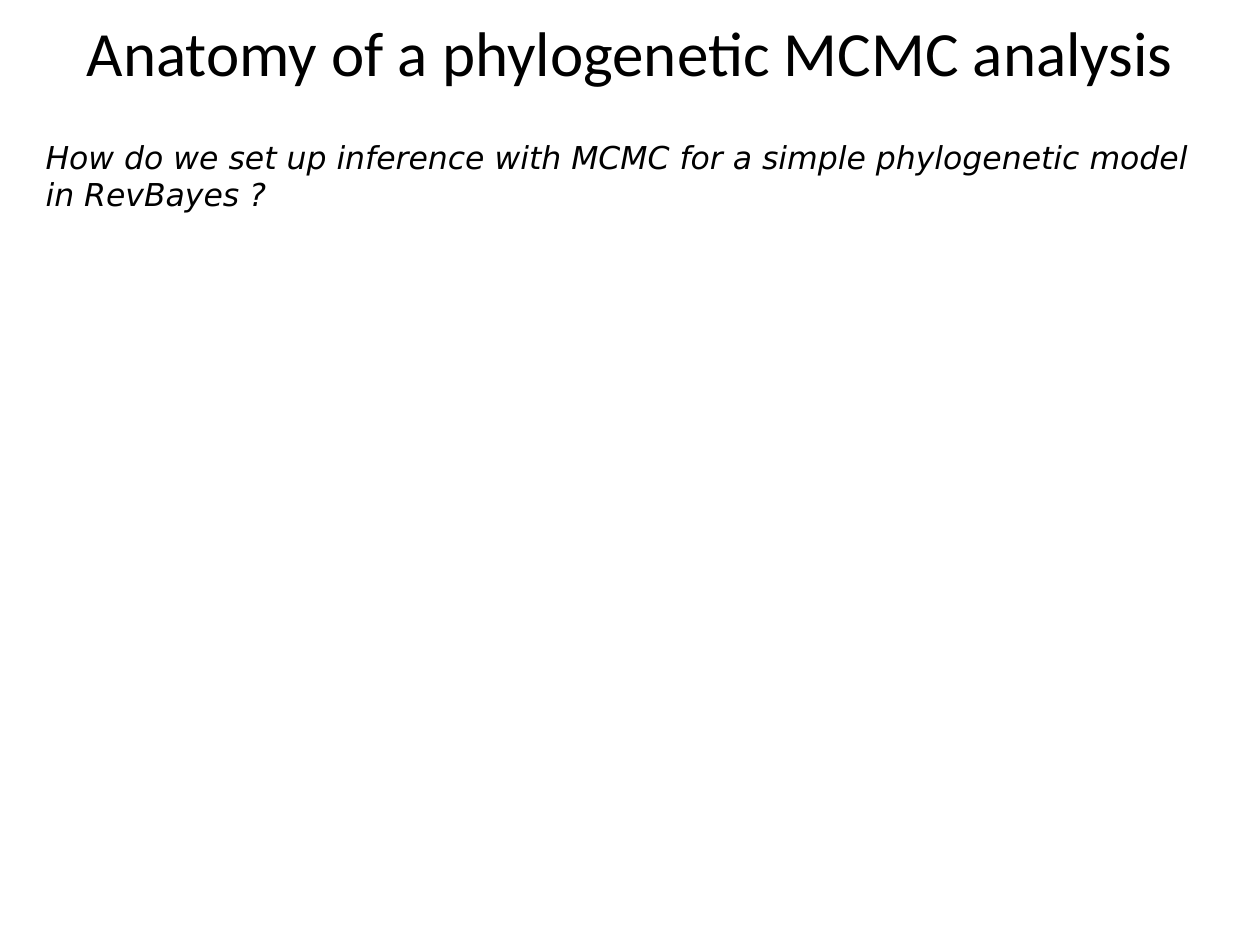
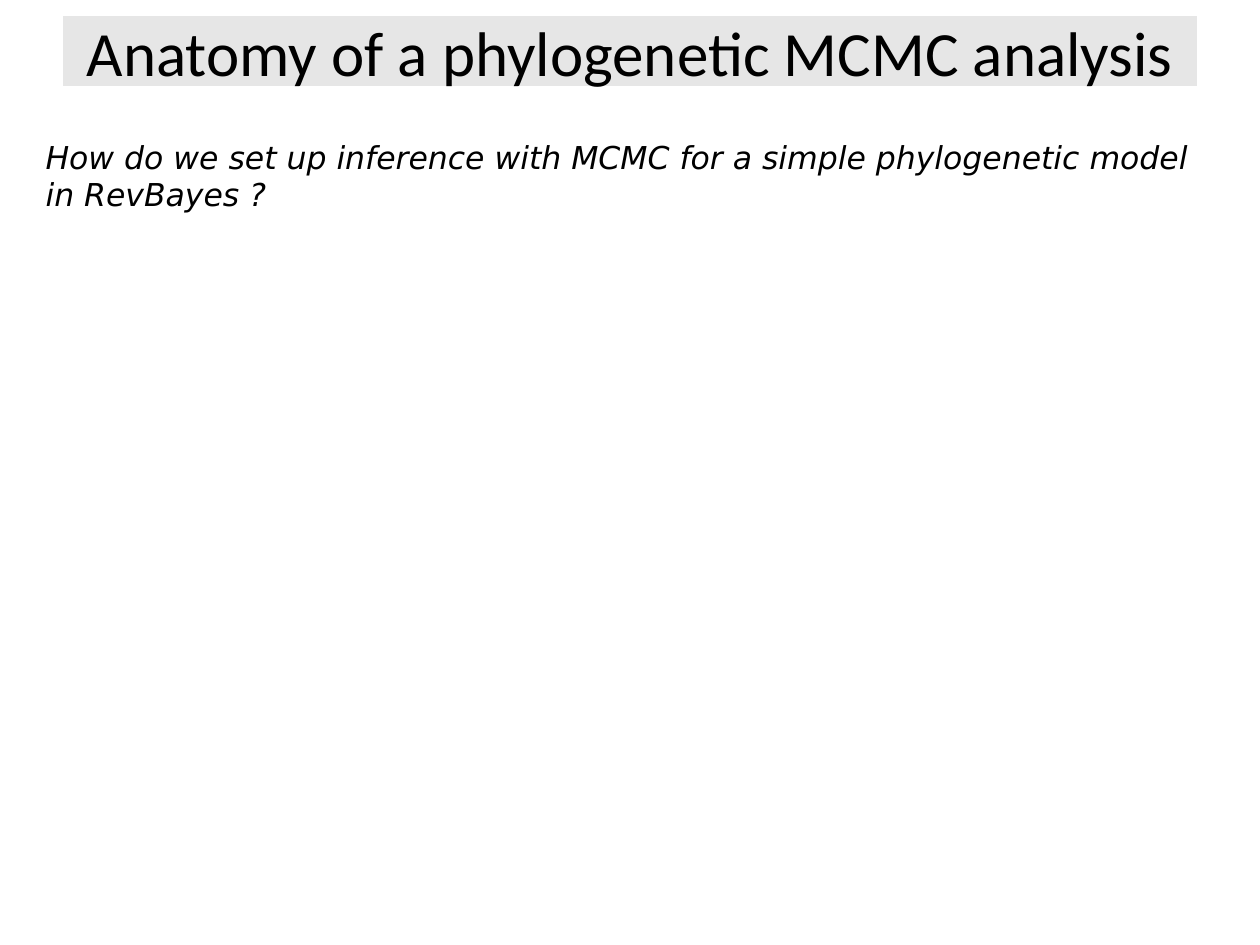
Before and after one commit to Boussau/boussau.github.io, a slide deck: slide 26 of COME_courses/Cambridge_2022/6_Bayesian_inference/RevBayesIntro.pptx. Drawn at 1260x945 pixels with LibreOffice and Linux fonts; fonts in the diff are those of the drawing. Boxes give left, top, right and bottom in pixels: in the first picture for what was removed or moved away, otherwise in the second. Text is boxed around its words. In the diff, an @@ line names an element or a change of style, - is before the commit and + after.

```diff
--- a/COME_courses/Cambridge_2022/6_Bayesian_inference/RevBayesIntro.pptx
+++ b/COME_courses/Cambridge_2022/6_Bayesian_inference/RevBayesIntro.pptx
@@ title "Anatomy of a phylogenetic MCMC ...": place and size @@
-title "Anatomy of a phylogenetic MCMC ..." at <box>87,32,1172,87</box>
+title "Anatomy of a phylogenetic MCMC ..." at <box>63,16,1197,86</box>
@@ title "Anatomy of a phylogenetic MCMC ..." at <box>63,16,1197,86</box>: fill none to #E6E6E6 @@
```
Also in this commit, not shown: 45 other slides changed, 3 slides added, 1 other file.
